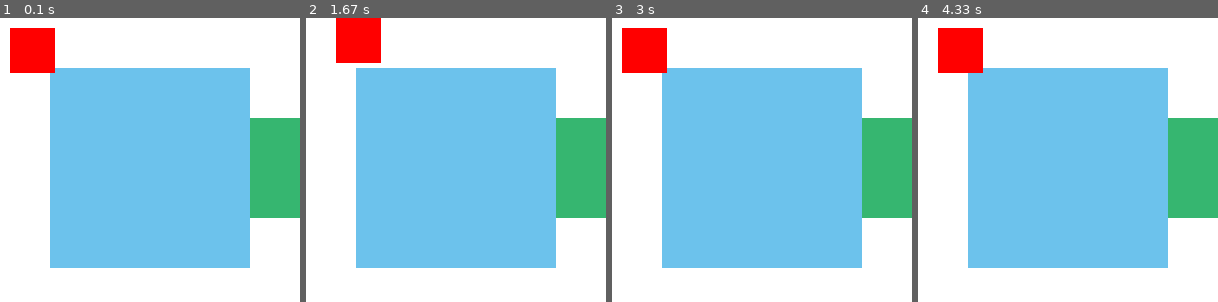
Above: before the commit, frames 1-4 (left to right).
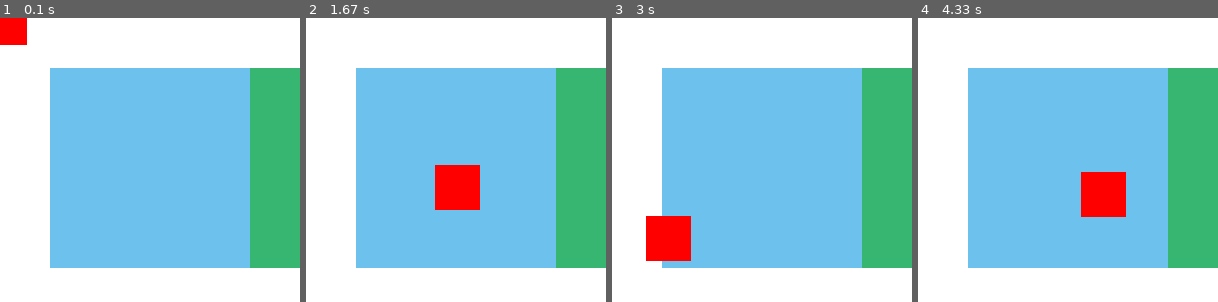
Above: after the commit, the same moments.

Repository: castrocristiano/pygame_hello
Game: pygame game, started from pygame_hello.py
Two runs of this game, one before a commit and one after it. Both use one fixed random seed, a clock stepped at 60 frames per second and the inputs below.
Inputs (mouse positions are in pixels of both pictures, inside the frame that each line leads up to):
- Up to frame 1 (0.1 s): no input
- Up to frame 2 (1.67 s): hold Right 0.33-0.8 s; move the mouse to (444, 179) at 0.37 s; hold Up 0.83-1.13 s; move the mouse to (552, 160) at 0.87 s; hold Right 1.17-1.63 s; move the mouse to (456, 188) at 1.2 s
- Up to frame 3 (3 s): hold Left 1.67-2.2 s; move the mouse to (690, 171) at 1.7 s; hold Down 2.23-2.53 s; move the mouse to (792, 233) at 2.27 s; hold Left 2.57-2.97 s; move the mouse to (669, 236) at 2.6 s
- Up to frame 4 (4.33 s): hold Up 3-3.37 s; move the mouse to (1113, 63) at 3.03 s; hold Right 3.4-4.03 s; move the mouse to (1176, 273) at 3.43 s; hold Down from 4.07 s (still down); move the mouse to (1104, 194) at 4.1 s

The runs differ from the first frame. In frame 1, 8.4% of the frame differs, in the area x 0-100%, y 0-89%; in frame 2, 11%, in the area x 10-100%, y 0-89%; in frame 3, 11%; in frame 4, 11%.

Commit message:
Mouse move

Diff:
--- a/pygame_hello.py
+++ b/pygame_hello.py
@@ -68,7 +68,12 @@
         tela.fill(cor_branca)
         # Coloca as superfices na tela nas respectivas posições
         tela.blit(sup_azul, [50, 50])
-        tela.blit(sup_verde, [250, 100])
+        tela.blit(sup_verde, [250, 50])
+        tela.blit(sup_verde, [250, 150])
+
+        (ret.left, ret.top) = pygame.mouse.get_pos()
+        ret.left -= ret.width/2
+        ret.top -= ret.height/2
 
         pygame.draw.rect(tela, cor_vermelha, ret)
 
Not shown, changed: .gitignore
